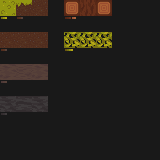
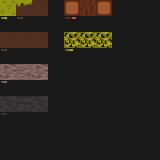
Layers edited between the first and the second 160 x 160 image:
painted on "Background" over (0, 64, 48, 83)
